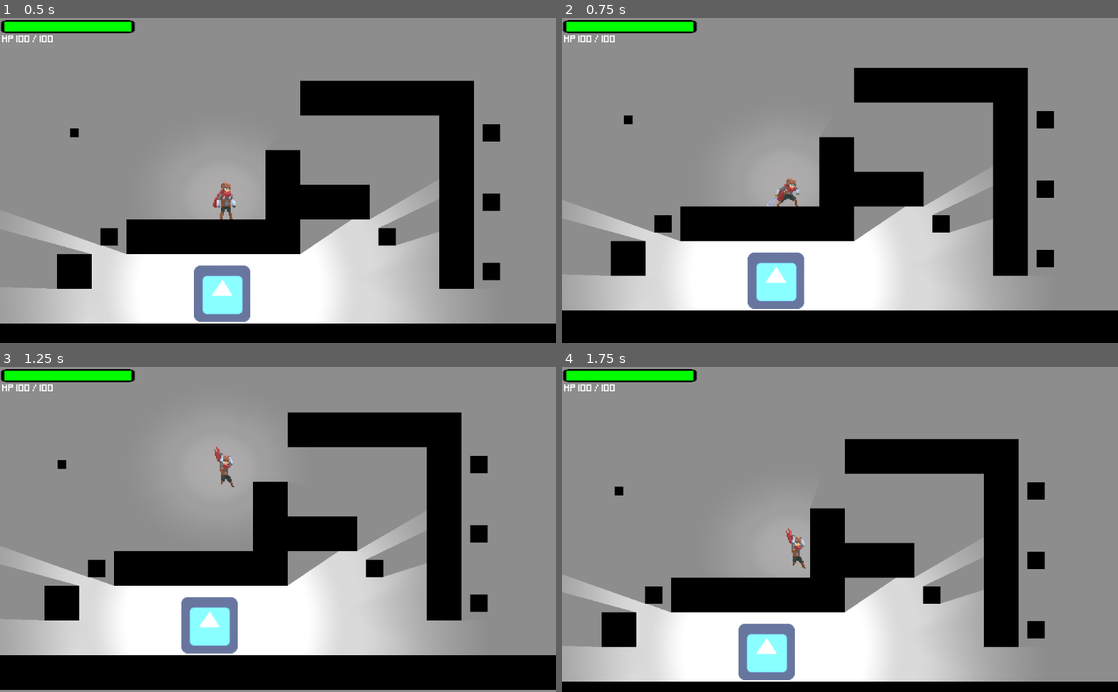
Above: before the commit, frames 1-4 (two rows, left to right).
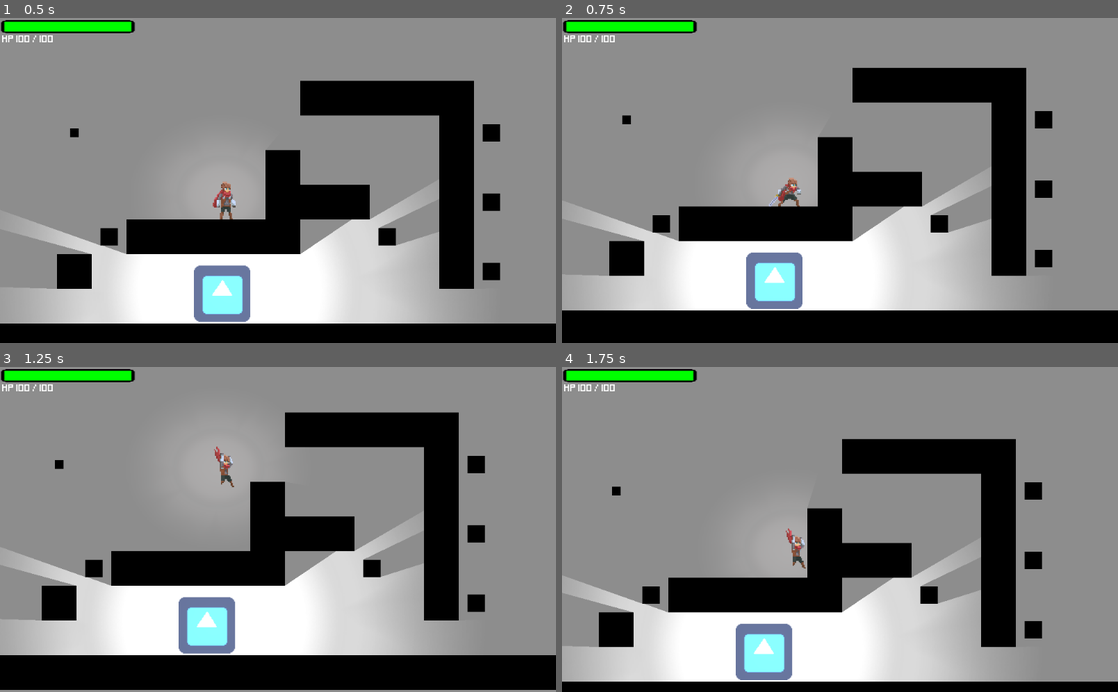
Above: after the commit, the same moments.

Repository: VicentGJ/ProyectoIP
Game: Godot game, scene res://scenes/world.tscn
Two runs of this game, one before a commit and one after it. Both use one fixed random seed, a clock stepped at 60 frames per second and the inputs below. The engine's default icon, where the game draws it, is replaced by a stand-in: a white triangle on a blue panel in a dark square.
Inputs (mouse positions are in pixels of both pictures, inside the frame that each line leads up to):
- Up to frame 1 (0.5 s): no input
- Up to frame 2 (0.75 s): move the mouse to (962, 164) at 0.52 s; hold Right (ui_right) from 0.53 s (still down); click (962, 164) at 0.6 s
- Up to frame 3 (1.25 s): keep holding Right (ui_right); tap Space (jump) at 0.77 s
- Up to frame 4 (1.75 s): keep holding Right (ui_right); move the mouse to (728, 545) at 1.27 s; click (728, 545) at 1.35 s; tap Space (jump) at 1.52 s

Frame 1 is identical in both runs. In frame 2, 1.6% of the frame differs, in the area x 2-89%, y 15-90%; in frame 3, 2.1%, in the area x 0-88%, y 13-89%; in frame 4, 2.1%.

Commit message:
Update Player.gd

Diff:
--- a/scripts/Player.gd
+++ b/scripts/Player.gd
@@ -3,6 +3,7 @@
 export (int) var speed = 200
 export (int) var jump_speed = -450
 export (int) var gravity = 900
+export (int) var attack_mov = 5
 var velocity = Vector2()
 var state_machine
 var attack_counter = 1
@@ -95,11 +96,13 @@
 			attackArea_2.shape.set_extents(Vector2(13,7))
 			attackArea_1.set_position(Vector2(36.5,-5.5))
 			attackArea_2.set_position(Vector2(7,-37))
+			position.x += attack_mov
 		else:
 			attackArea_1.shape.set_extents(Vector2(17,38.5))
 			attackArea_2.shape.set_extents(Vector2(14.5,7))
 			attackArea_1.set_position(Vector2(-36,-5.75))
 			attackArea_2.set_position(Vector2(-4.5,-37))
+			position.x -= attack_mov
 		state_machine.travel("attack_1")
 		attack_counter += 1
 		$attack_delay.start()
@@ -110,11 +113,13 @@
 			attackArea_2.shape.set_extents(Vector2(16,12))
 			attackArea_1.set_position(Vector2(35.5,7))
 			attackArea_2.set_position(Vector2(-35,25))
+			position.x += attack_mov
 		else:
 			attackArea_1.shape.set_extents(Vector2(16,35))
 			attackArea_2.shape.set_extents(Vector2(15.5,11.5))
 			attackArea_1.set_position(Vector2(-35,7))
 			attackArea_2.set_position(Vector2(35.5,24.5))
+			position.x -= attack_mov
 		state_machine.travel("attack_2")
 		attack_counter += 1
 		$attack_delay.start()
@@ -125,11 +130,13 @@
 			attackArea_2.shape.set_extents(Vector2(18,14.5))
 			attackArea_1.set_position(Vector2(37.5,15.5))
 			attackArea_2.set_position(Vector2(-37,18.5))
+			position.x += attack_mov
 		else:
 			attackArea_1.shape.set_extents(Vector2(18,21.5))
 			attackArea_2.shape.set_extents(Vector2(18,16.5))
 			attackArea_1.set_position(Vector2(-37,14.5))
 			attackArea_2.set_position(Vector2(38,20.75))
+			position.x -= attack_mov
 		state_machine.travel("attack_3")
 		attack_counter += 1
 		$attack_delay.start()
